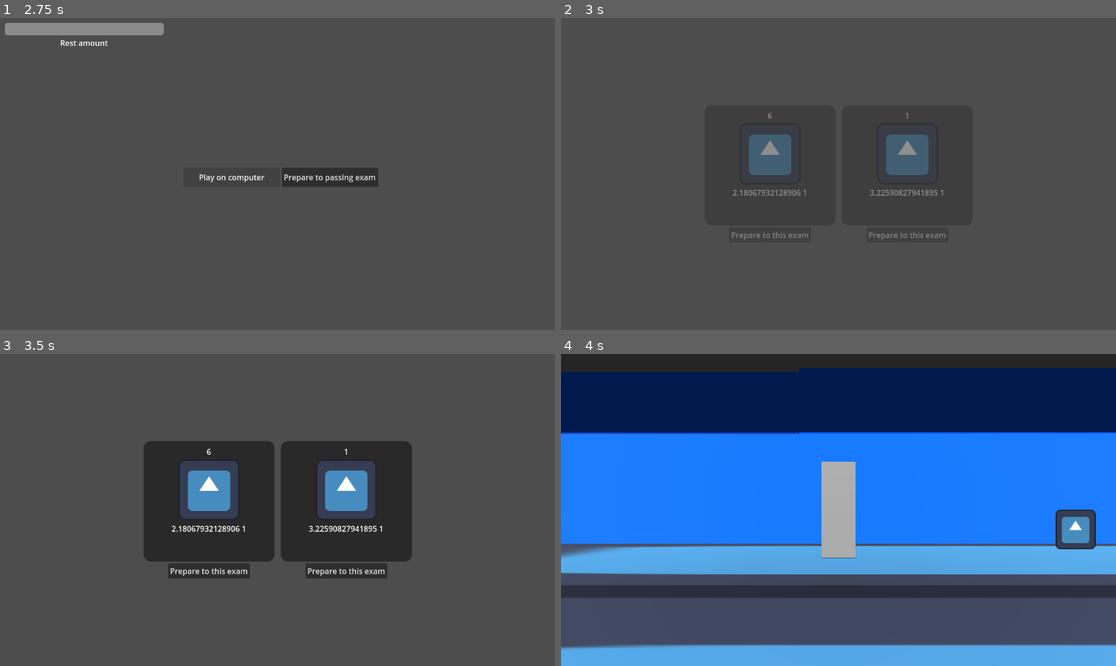
Above: before the commit, frames 1-4 (two rows, left to right).
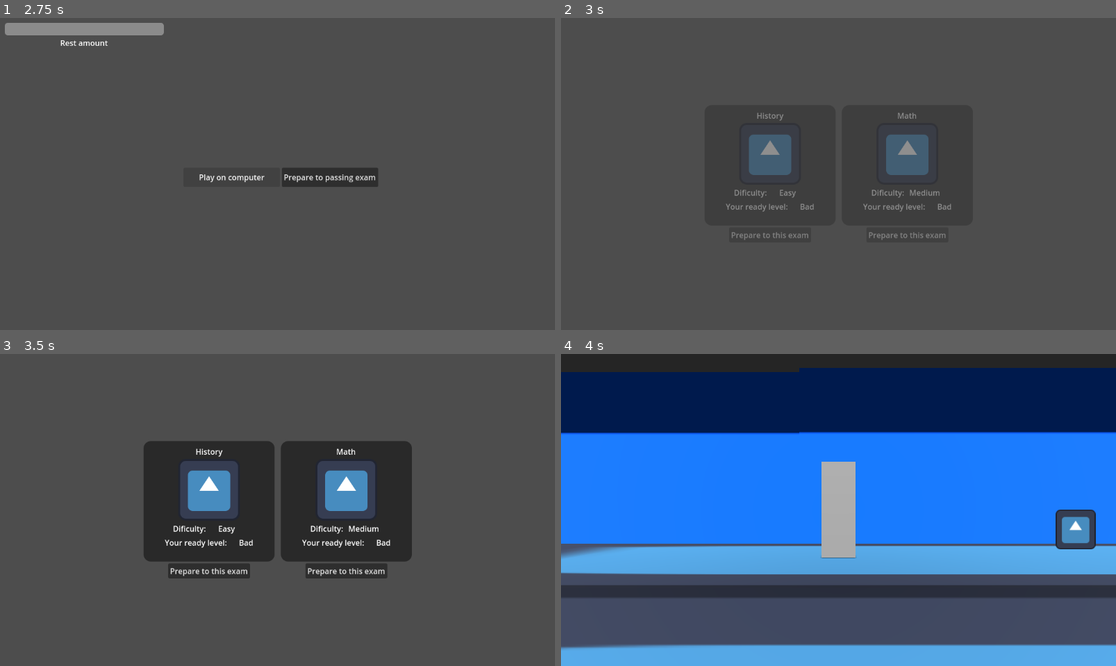
Above: after the commit, the same moments.

Repository: sudo-m3z1m/MakeItBeforeTheTest
Game: Godot game, scene res://Prefabs/UI/main_manu.tscn
The game is run twice, just before and just after one commit, with the same random seed, the same clock (stepped at 60 frames per second) and the same inputs. The engine's default icon, where the game draws it, is replaced by a stand-in: a white triangle on a blue panel in a dark square.
Inputs:
- Up to frame 1 (2.75 s): click "Play!" at 0.5 s; click "Play on computer" at 1.25 s; click "Play on computer" at 2 s
- Up to frame 2 (3 s): click "Prepare to passing exam" at 2.75 s
- Up to frame 3 (3.5 s): no input
- Up to frame 4 (4 s): click "Prepare to this exam" at 3.5 s

Frame 1 is identical in both runs. In frame 2, 0.6% of the frame differs, in the area x 29-71%, y 30-63%; in frame 3, 0.8%; in frame 4, nothing differs.

Commit message:
Added some dicts in exam_ui class

Diff:
--- a/Prefabs/Exams/exam_base.gd
+++ b/Prefabs/Exams/exam_base.gd
@@ -40,17 +40,18 @@
 		exams_base_array.erase(new_exam_type)
 		exams.append(new_exam)
 
-func is_exam_exist(exam: Exam) -> int:
-	var exam_type: EXAM_BASE = exam.exam
-	for ex in exams:
-		if ex.exam == exam_type:
-			return exams.find(ex)
-	return 0
-
 func add_item(item: Item) -> void:
 	if collected_items.size() >= 3:
 		return
 	collected_items.append(item)
+
+#func is_exam_exist(exam: Exam) -> int:
+	#var exam_type: EXAM_BASE = exam.exam
+	#for ex in exams:
+		#if ex.exam == exam_type:
+			#return exams.find(ex)
+	#return 0
+
 
 #func append_exam_to_array(new_exam: Exam) -> void:
 	#if is_exam_exist(new_exam):
--- a/Prefabs/UI/exam_ui.gd
+++ b/Prefabs/UI/exam_ui.gd
@@ -5,7 +5,30 @@
 @onready var prepare_button: Button = $VBoxContainer/Button
 @onready var exam_title_label: Label = $VBoxContainer/Panel/MarginContainer/VBoxContainer/Title
 @onready var exam_picture: TextureRect = $VBoxContainer/Panel/MarginContainer/VBoxContainer/TextureRect
-@onready var exam_description_label: Label = $VBoxContainer/Panel/MarginContainer/VBoxContainer/Description
+@onready var dificulty_label: Label = $VBoxContainer/Panel/MarginContainer/VBoxContainer/HBoxContainer/DificultyMount
+@onready var ready_label: Label = $VBoxContainer/Panel/MarginContainer/VBoxContainer/HBoxContainer2/ReadyLevelMount
+
+var exam_names: Dictionary = {
+	ExamBase.EXAM_BASE.PHILOSOPHY : "Philosophy",
+	ExamBase.EXAM_BASE.MATH : "Math",
+	ExamBase.EXAM_BASE.CHEMISTRY : "Chemistry",
+	ExamBase.EXAM_BASE.PHYSICS : "Physics",
+	ExamBase.EXAM_BASE.PHYS_TRAINING : "Physical training",
+	ExamBase.EXAM_BASE.INFORMATICS : "Informatics",
+	ExamBase.EXAM_BASE.HISTORY : "History"
+}
+
+var exam_dificults: Dictionary = {
+	2 : "Easy",
+	3 : "Medium",
+	4: "Hard"
+}
+
+var ready_levels: Dictionary = {
+	1 : "Bad",
+	2 : "Simple good", #Need to remake in future
+	3: "Good"
+}
 
 var exam: Exam:
 	set(new_exam):
@@ -13,8 +36,16 @@
 		exam = new_exam
 
 func paste_block(new_exam: Exam) -> void:
-	exam_title_label.text = str(new_exam.exam)
-	exam_description_label.text = str(new_exam.dificulty) + " " + str(new_exam.ready_level)
+	exam_title_label.text = exam_names[new_exam.exam]
+	set_dificulty_level_label(new_exam)
+	set_ready_level_label(new_exam)
+
+func set_dificulty_level_label(new_exam: Exam) -> void:
+	dificulty_label.text = exam_dificults[int(new_exam.dificulty)]
+	#colors and replace dict by match
+
+func set_ready_level_label(new_exam: Exam) -> void:
+	ready_label.text = ready_levels[int(new_exam.ready_level)]
 
 func _on_button_pressed():
 	exam.ready_level += 1
--- a/Prefabs/UI/exam_ui.tscn
+++ b/Prefabs/UI/exam_ui.tscn
@@ -61,10 +61,43 @@
 texture = ExtResource("1_tpnam")
 stretch_mode = 5
 
-[node name="Description" type="Label" parent="VBoxContainer/Panel/MarginContainer/VBoxContainer"]
-custom_minimum_size = Vector2(240, 25)
+[node name="HBoxContainer" type="HBoxContainer" parent="VBoxContainer/Panel/MarginContainer/VBoxContainer"]
 layout_mode = 2
-text = "Description of current exam"
+size_flags_horizontal = 4
+
+[node name="Dificulty" type="Label" parent="VBoxContainer/Panel/MarginContainer/VBoxContainer/HBoxContainer"]
+custom_minimum_size = Vector2(70, 25)
+layout_mode = 2
+text = "Dificulty:"
+horizontal_alignment = 1
+vertical_alignment = 1
+autowrap_mode = 1
+
+[node name="DificultyMount" type="Label" parent="VBoxContainer/Panel/MarginContainer/VBoxContainer/HBoxContainer"]
+custom_minimum_size = Vector2(75, 25)
+layout_mode = 2
+text = "none
+"
+horizontal_alignment = 1
+vertical_alignment = 1
+autowrap_mode = 1
+
+[node name="HBoxContainer2" type="HBoxContainer" parent="VBoxContainer/Panel/MarginContainer/VBoxContainer"]
+layout_mode = 2
+size_flags_horizontal = 4
+
+[node name="ReadyLevel" type="Label" parent="VBoxContainer/Panel/MarginContainer/VBoxContainer/HBoxContainer2"]
+custom_minimum_size = Vector2(150, 25)
+layout_mode = 2
+text = "Your ready level:"
+horizontal_alignment = 1
+vertical_alignment = 1
+autowrap_mode = 1
+
+[node name="ReadyLevelMount" type="Label" parent="VBoxContainer/Panel/MarginContainer/VBoxContainer/HBoxContainer2"]
+custom_minimum_size = Vector2(50, 25)
+layout_mode = 2
+text = "none"
 horizontal_alignment = 1
 vertical_alignment = 1
 autowrap_mode = 1
--- a/Prefabs/Univercity/test_scene.tscn
+++ b/Prefabs/Univercity/test_scene.tscn
@@ -56,17 +56,11 @@
 [node name="Upstairs3" parent="." instance=ExtResource("5_ohu2p")]
 transform = Transform3D(1.6, 0, 0, 0, 1.6, 0, 0, 0, 1.6, 55.9267, 7.47432, -6.62322)
 
-[node name="FrontWall" parent="Upstairs3" index="0"]
-transform = Transform3D(1, 0, 0, 0, 1, 0, 0, 0, 1, 0, 3.78432, 3.18041)
-
 [node name="CSGBox3D2" parent="Upstairs3/FirstFloorCell/FirstFloor" index="0"]
 visible = true
 
 [node name="Upstairs4" parent="." instance=ExtResource("5_ohu2p")]
 transform = Transform3D(1.6, 0, 0, 0, 1.6, 0, 0, 0, 1.6, -11.9544, 7.47432, -6.62322)
-
-[node name="FrontWall" parent="Upstairs4" index="0"]
-transform = Transform3D(1, 0, 0, 0, 1, 0, 0, 0, 1, 0, 3.78432, 3.18041)
 
 [node name="CSGBox3D2" parent="Upstairs4/FirstFloorCell/FirstFloor" index="0"]
 visible = true
@@ -74,17 +68,11 @@
 [node name="Upstairs5" parent="." instance=ExtResource("5_ohu2p")]
 transform = Transform3D(1.6, 0, 0, 0, 1.6, 0, 0, 0, 1.6, -11.9544, 14.9386, -6.62322)
 
-[node name="FrontWall" parent="Upstairs5" index="0"]
-transform = Transform3D(1, 0, 0, 0, 1, 0, 0, 0, 1, 0, 3.78432, 3.18041)
-
 [node name="CSGBox3D2" parent="Upstairs5/FirstFloorCell/FirstFloor" index="0"]
 visible = true
 
 [node name="Upstairs6" parent="." instance=ExtResource("5_ohu2p")]
 transform = Transform3D(1.6, 0, 0, 0, 1.6, 0, 0, 0, 1.6, -11.9544, 22.3656, -6.62322)
-
-[node name="FrontWall" parent="Upstairs6" index="0"]
-transform = Transform3D(1, 0, 0, 0, 1, 0, 0, 0, 1, 0, 3.78432, 3.18041)
 
 [node name="CSGBox3D2" parent="Upstairs6/FirstFloorCell/FirstFloor" index="0"]
 visible = true
@@ -92,17 +80,11 @@
 [node name="Upstairs7" parent="." instance=ExtResource("5_ohu2p")]
 transform = Transform3D(1.6, 0, 0, 0, 1.6, 0, 0, 0, 1.6, 55.927, 22.366, -6.623)
 
-[node name="FrontWall" parent="Upstairs7" index="0"]
-transform = Transform3D(1, 0, 0, 0, 1, 0, 0, 0, 1, 0, 3.78432, 3.18041)
-
 [node name="CSGBox3D2" parent="Upstairs7/FirstFloorCell/FirstFloor" index="0"]
 visible = true
 
 [node name="Upstairs8" parent="." instance=ExtResource("5_ohu2p")]
 transform = Transform3D(1.6, 0, 0, 0, 1.6, 0, 0, 0, 1.6, 55.927, 14.939, -6.623)
-
-[node name="FrontWall" parent="Upstairs8" index="0"]
-transform = Transform3D(1, 0, 0, 0, 1, 0, 0, 0, 1, 0, 3.78432, 3.18041)
 
 [node name="CSGBox3D2" parent="Upstairs8/FirstFloorCell/FirstFloor" index="0"]
 visible = true
